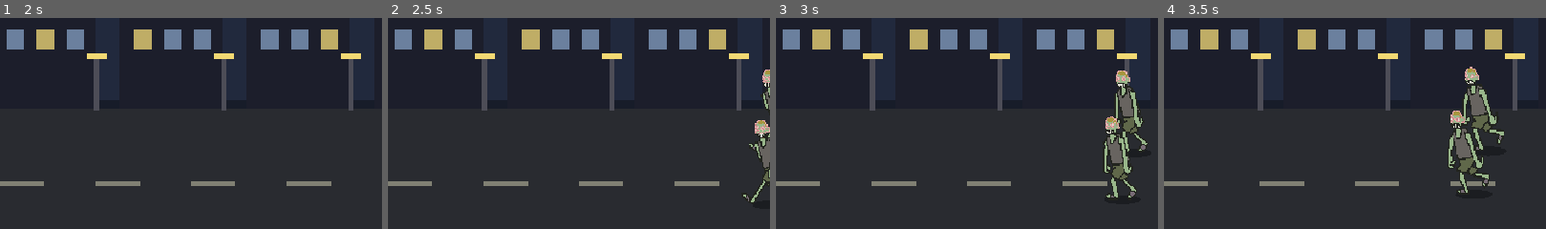
Above: before the commit, frames 1-4 (left to right).
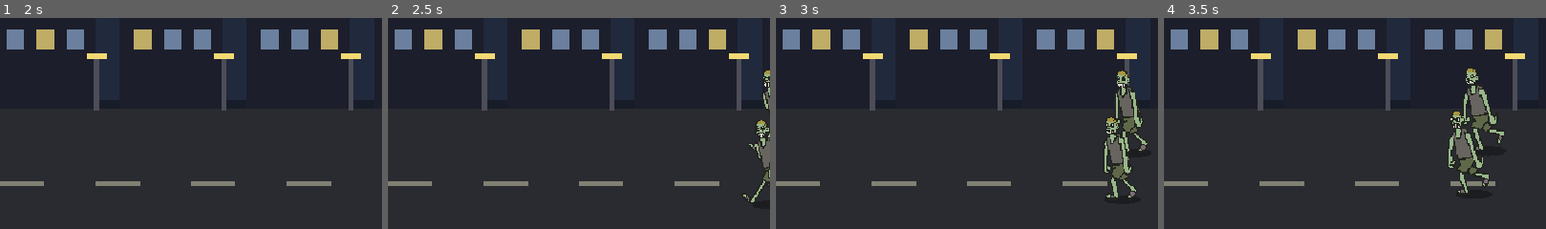
Above: after the commit, the same moments.

Repository: Kirtus228/zombie-beat
Game: Godot game, scene res://main.tscn
Two runs of this game, one before a commit and one after it. Both use one fixed random seed, a clock stepped at 60 frames per second and the inputs below.
Inputs:
- Up to frame 1 (2 s): tap Enter at 0.5 s; hold W (move_up) from 0.53 s (still down); tap J (attack) at 0.6, 1.35 s
- Up to frame 2 (2.5 s): release W (move_up) at 2.03 s; hold A (move_left) from 2.03 s (still down); tap J (attack) at 2.1 s
- Up to frame 3 (3 s): keep holding A (move_left); tap J (attack) at 2.85 s
- Up to frame 4 (3.5 s): keep holding A (move_left)
The pictures show only the part of the screen within x 50-100%, y 33-83%; the shares and areas given below are measured in that part.

Frame 1 is identical in both runs. In frame 2, 0.2% of the frame differs, in the area x 96-100%, y 24-55%; in frame 3, 0.2%; in frame 4, 0.2%.

Commit message:
Revert "zombies: every other enemy shows exposed brain (recolored frames, same geometry)"
This reverts commit a6c3f122863f2faba84e97e7c8396a888c8ff912.

Diff:
--- a/scripts/fighter.gd
+++ b/scripts/fighter.gd
@@ -9,8 +9,6 @@
 # зомби: перекрашенные кадры пака (tools/recolor_zombie.ps1) — та же геометрия,
 # поэтому анимации и хитбоксы не меняются
 const ZOMBIE_DIR := "res://assets/zombie/"
-# каждый второй зомби — «с открытым мозгом» (tools/brainify_zombie.ps1)
-const ZOMBIE_BRAIN_DIR := "res://assets/zombie_brain/"
 const SPRITE_SCALE := 0.62
 const CELL_FEET := 107.5 # от центра кадра до ступней, px
 const PUNCH_HOLD := 0.34
@@ -66,8 +64,6 @@
 		return HERO_DIR
 	if sheet == "guy2" and ResourceLoader.exists(ZOMBIE_DIR + "idle.png"):
 		return ZOMBIE_DIR
-	if sheet == "guy3" and ResourceLoader.exists(ZOMBIE_BRAIN_DIR + "idle.png"):
-		return ZOMBIE_BRAIN_DIR
 	return FRAME_DIR + sheet
 
 func _build_frames() -> SpriteFrames:
@@ -107,13 +103,13 @@
 		if tex:
 			sf.add_frame(anim, tex)
 
-func configure(sp: float, mhp: int, dmg: int, enemy: bool, brain := false) -> void:
+func configure(sp: float, mhp: int, dmg: int, enemy: bool) -> void:
 	speed = sp
 	max_hp = mhp
 	hp = mhp
 	damage = dmg
 	is_enemy = enemy
-	sheet_name = "guy3" if brain else ("guy2" if enemy else "guy1")
+	sheet_name = "guy2" if enemy else "guy1"
 	frames_dir = _dir_for(sheet_name)
 	if body:
 		body.sprite_frames = _build_frames()
--- a/scripts/main.gd
+++ b/scripts/main.gd
@@ -506,8 +506,7 @@
 
 func _spawn_one(slot: int) -> void:
 	var e: Node2D = Fighter.new()
-	# каждый второй зомби — с открытым мозгом (кадры assets/zombie_brain)
-	e.configure(82.0 + float(slot) * 5.0, ZOMBIE_HP, ZOMBIE_DAMAGE, true, slot % 2 == 0)
+	e.configure(82.0 + float(slot) * 5.0, ZOMBIE_HP, ZOMBIE_DAMAGE, true)
 	e.atk_cooldown = ZOMBIE_ATK_CD
 	# Спавн строго за кадром с противоположной стороны: враг входит в кадр
 	# целиком и пешком идёт к герою. Раньше он появлялся посреди улицы.
Binary file removed: assets/zombie_brain/down.png
Not shown, removed: assets/zombie_brain/down.png.import
Binary file removed: assets/zombie_brain/falling.png
Not shown, removed: assets/zombie_brain/falling.png.import
Binary file removed: assets/zombie_brain/idle.png
Not shown, removed: assets/zombie_brain/idle.png.import
Binary file removed: assets/zombie_brain/jump.png
Not shown, removed: assets/zombie_brain/jump.png.import
Binary file removed: assets/zombie_brain/jumpkick.png
Not shown, removed: assets/zombie_brain/jumpkick.png.import
Binary file removed: assets/zombie_brain/punch1_0.png
Not shown, removed: assets/zombie_brain/punch1_0.png.import
(and 25 more such lines)
